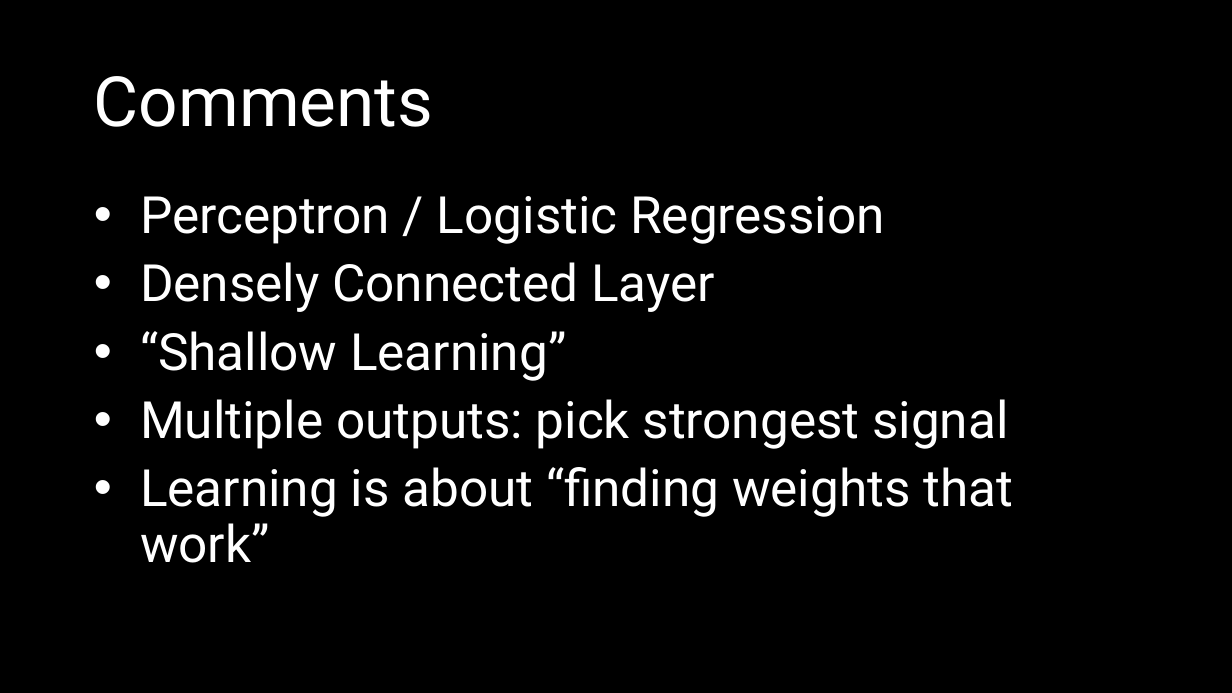
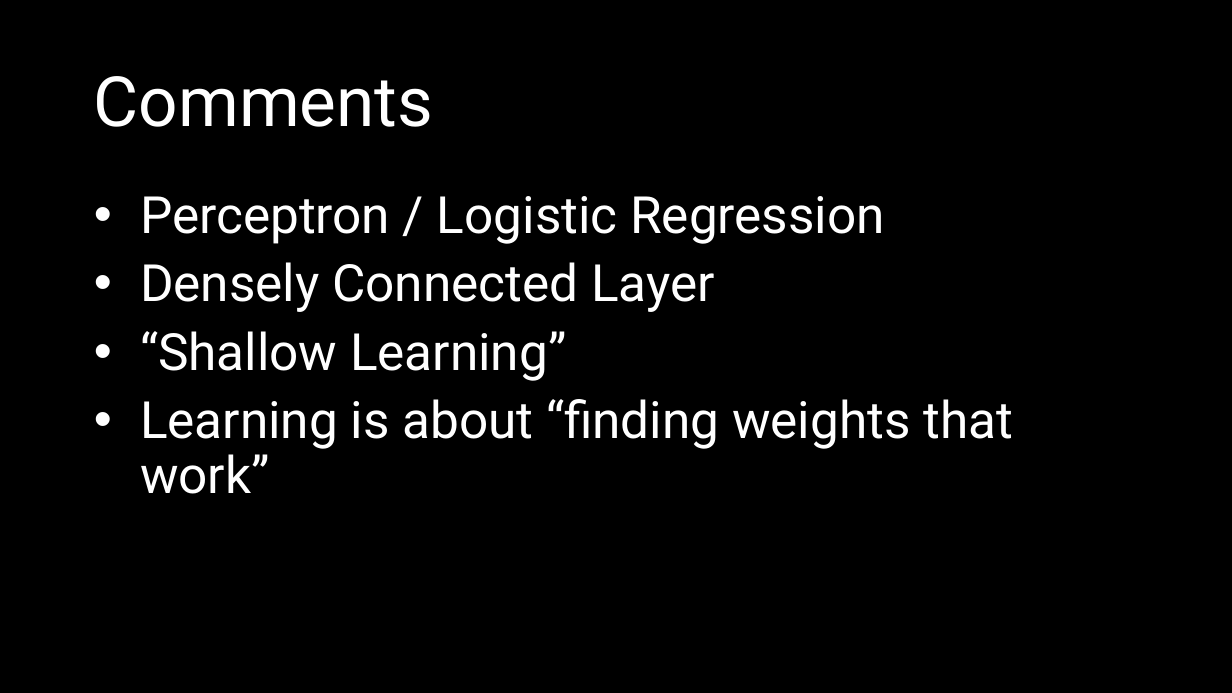
Before and after one commit to mathias-brandewinder/Presentations, a slide deck: slide 22 of deep-learning-cntk-fsharp/slides/cntk.pptx (slide 19 before the commit). Drawn at 1232x693 pixels with LibreOffice and Linux fonts; fonts in the diff are those of the drawing. Boxes give left, top, right and bottom in pixels: in the first picture for what was removed or moved away, otherwise in the second. Text is boxed around its words. In the diff, an @@ line names an element or a change of style, - is before the commit and + after.

```diff
--- a/deep-learning-cntk-fsharp/slides/cntk.pptx
+++ b/deep-learning-cntk-fsharp/slides/cntk.pptx
@@ text at (140, 399, 1008, 449): paragraph removed @@
-• Multiple outputs: pick strongest signal
```
Also in this commit, not shown: 11 other slides changed, 9 slides added.
